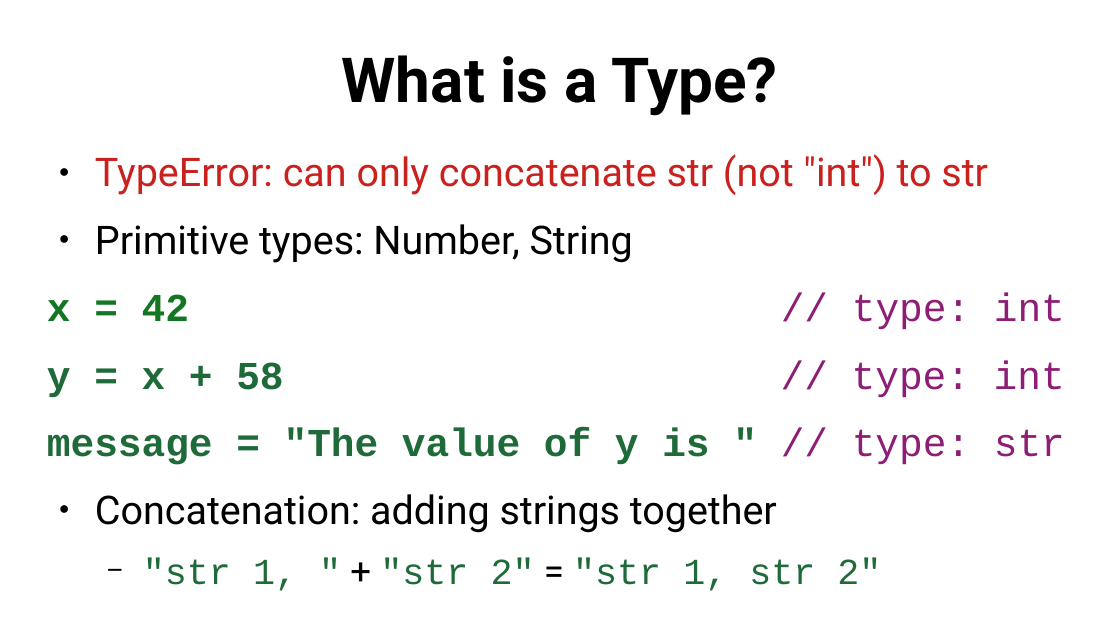
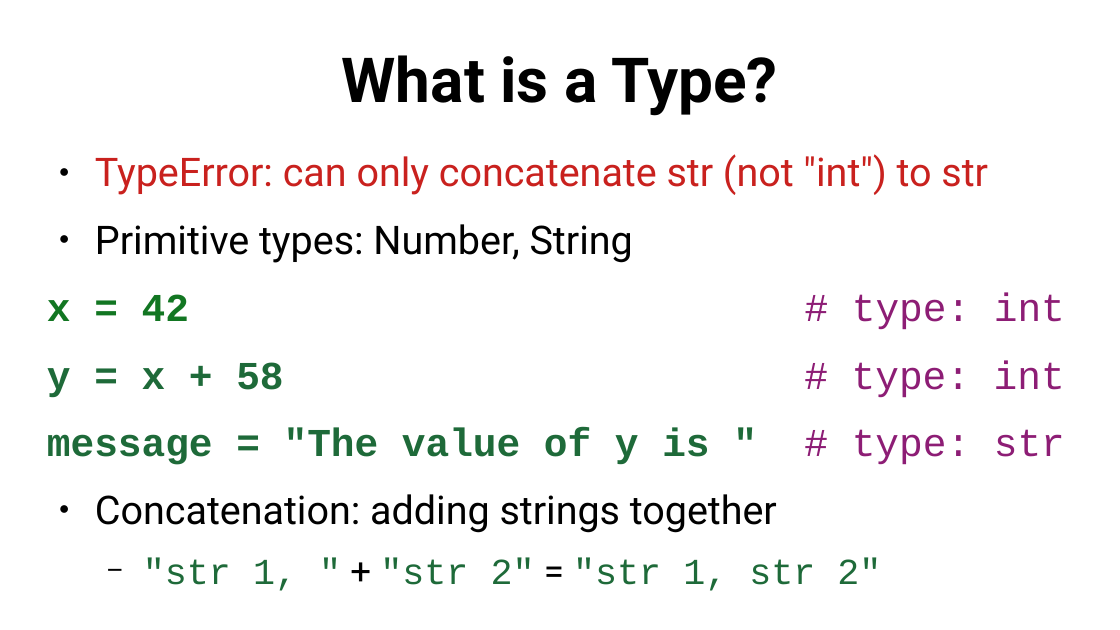
Before and after one commit to SlithyMatt/python-tutorial, a slide deck: slide 11 of lesson1/python101_lesson1_slides.odp. Drawn at 1120x630 pixels with LibreOffice and Linux fonts; fonts in the diff are those of the drawing. Boxes give left, top, right and bottom in pixels: in the first picture for what was removed or moved away, otherwise in the second. Text is boxed around its words. In the diff, an @@ line names an element or a change of style, - is before the commit and + after.

```diff
--- a/lesson1/python101_lesson1_slides.odp
+++ b/lesson1/python101_lesson1_slides.odp
@@ text at [47, 293, 1065, 465]: text changed; text colour #8D1D75 to #1E6A39 @@
-x = 42 // type: int
-y = x + 58 // type: int
-message = "The value of y is " // type: str
+x = 42 # type: int
+y = x + 58 # type: int
+message = "The value of y is " # type: str
```
Also in this commit, not shown: 4 slides added, 1 other file.
